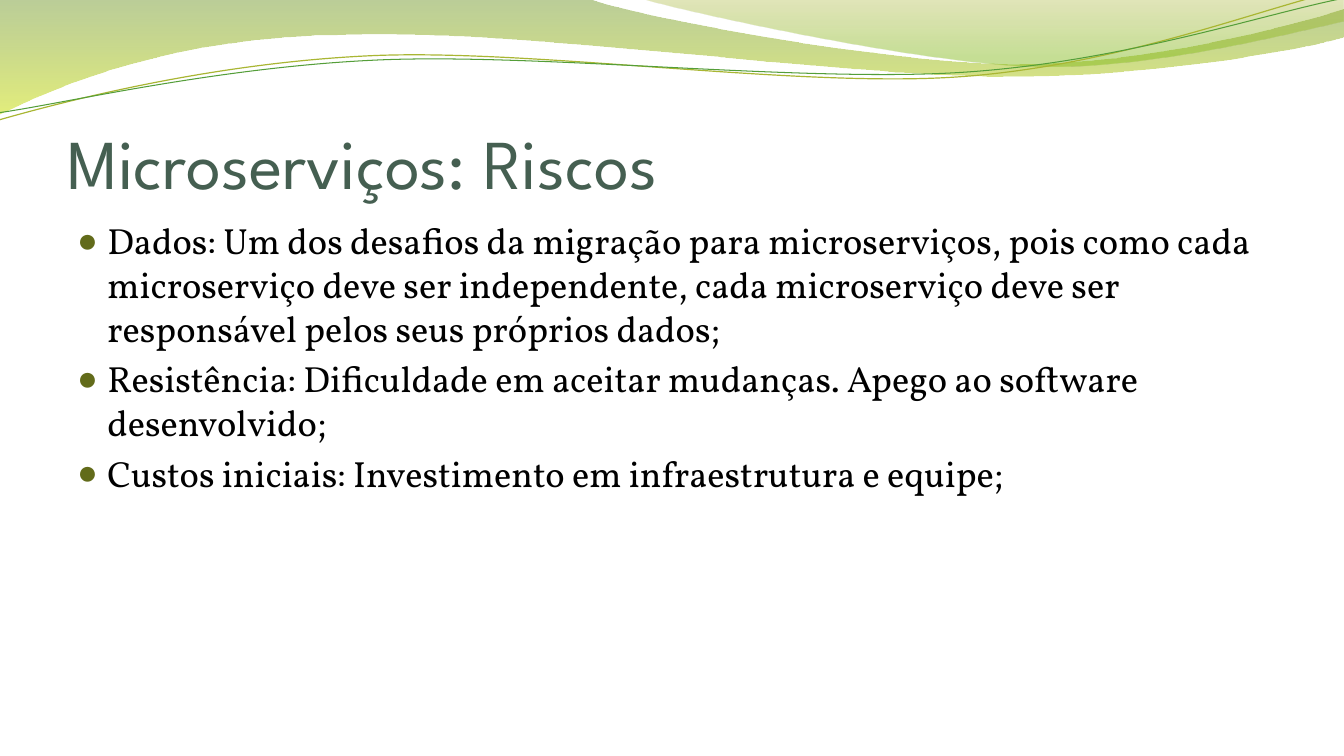
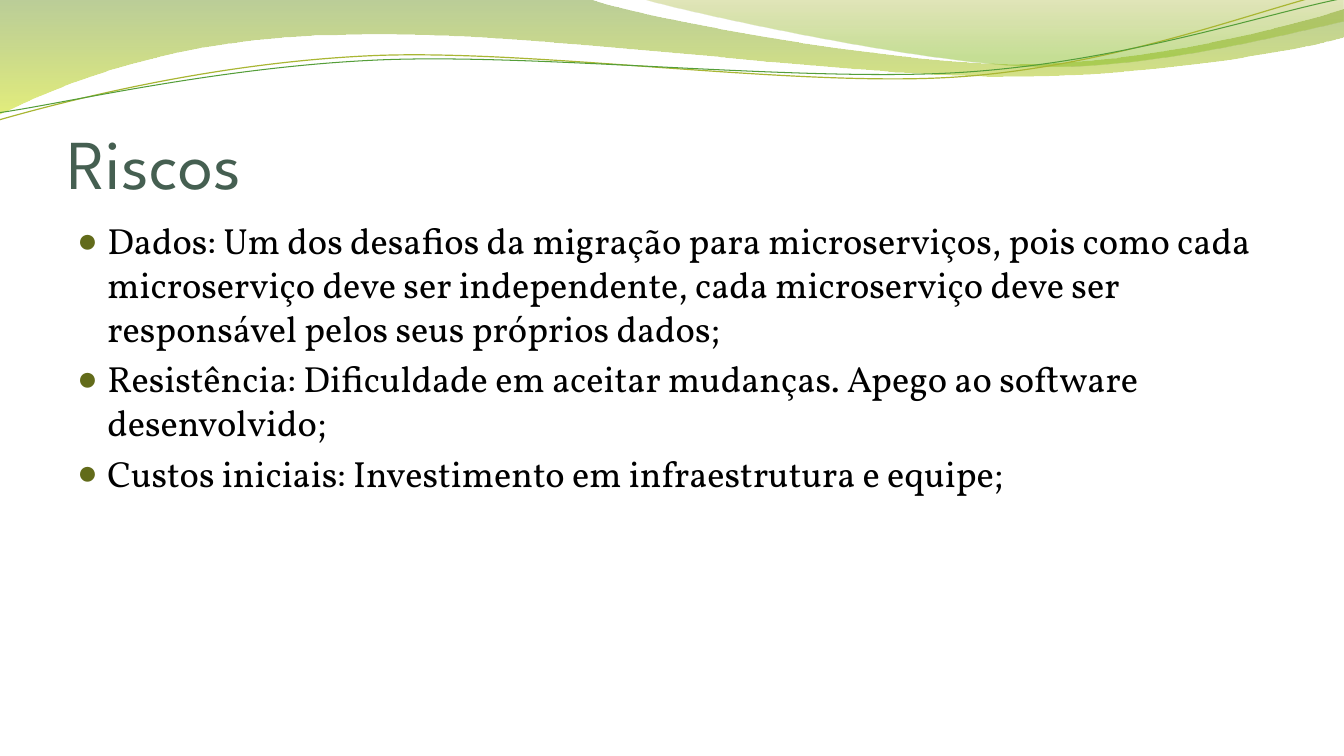
Before and after one commit to guilhermevillaca/mestrado, a slide deck: slide 7 of apresentação/Migração de Múltiplos Sistemas Monolíticos para Microserviços.pptx (slide 6 before the commit). Drawn at 1344x756 pixels with LibreOffice and Linux fonts; fonts in the diff are those of the drawing; background and template pictures are left out. Boxes give left, top, right and bottom in pixels: in the first picture for what was removed or moved away, otherwise in the second. Text is boxed around its words. In the diff, an @@ line names an element or a change of style, - is before the commit and + after.

```diff
--- a/apresentação/Migração de Múltiplos Sistemas Monolíticos para Microserviços.pptx
+++ b/apresentação/Migração de Múltiplos Sistemas Monolíticos para Microserviços.pptx
@@ title at (67, 142, 241, 190): text changed @@
-Microserviços: Riscos
+Riscos
```
Also in this commit, not shown: 9 other slides changed, 2 slides added, 2 other files.
